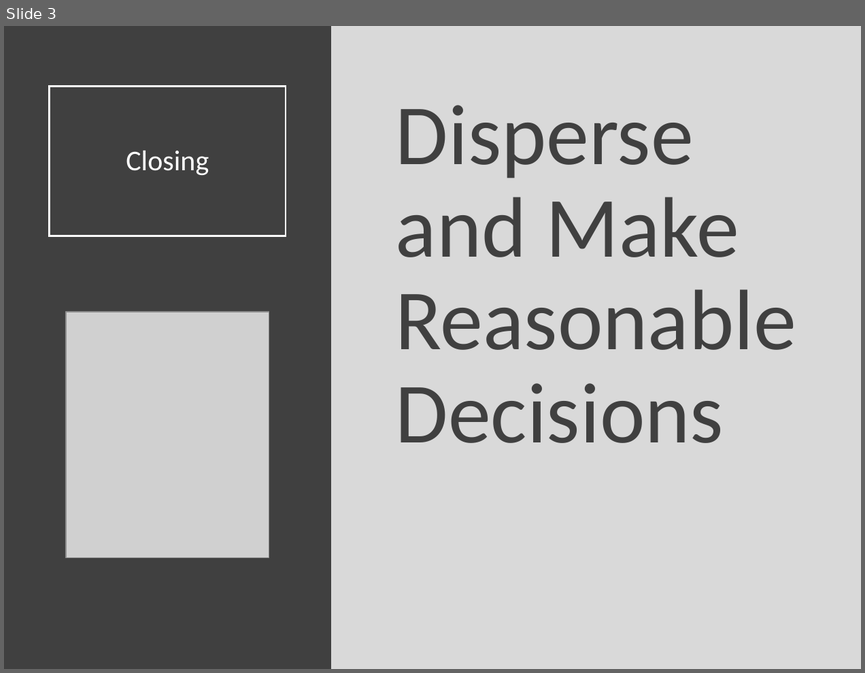
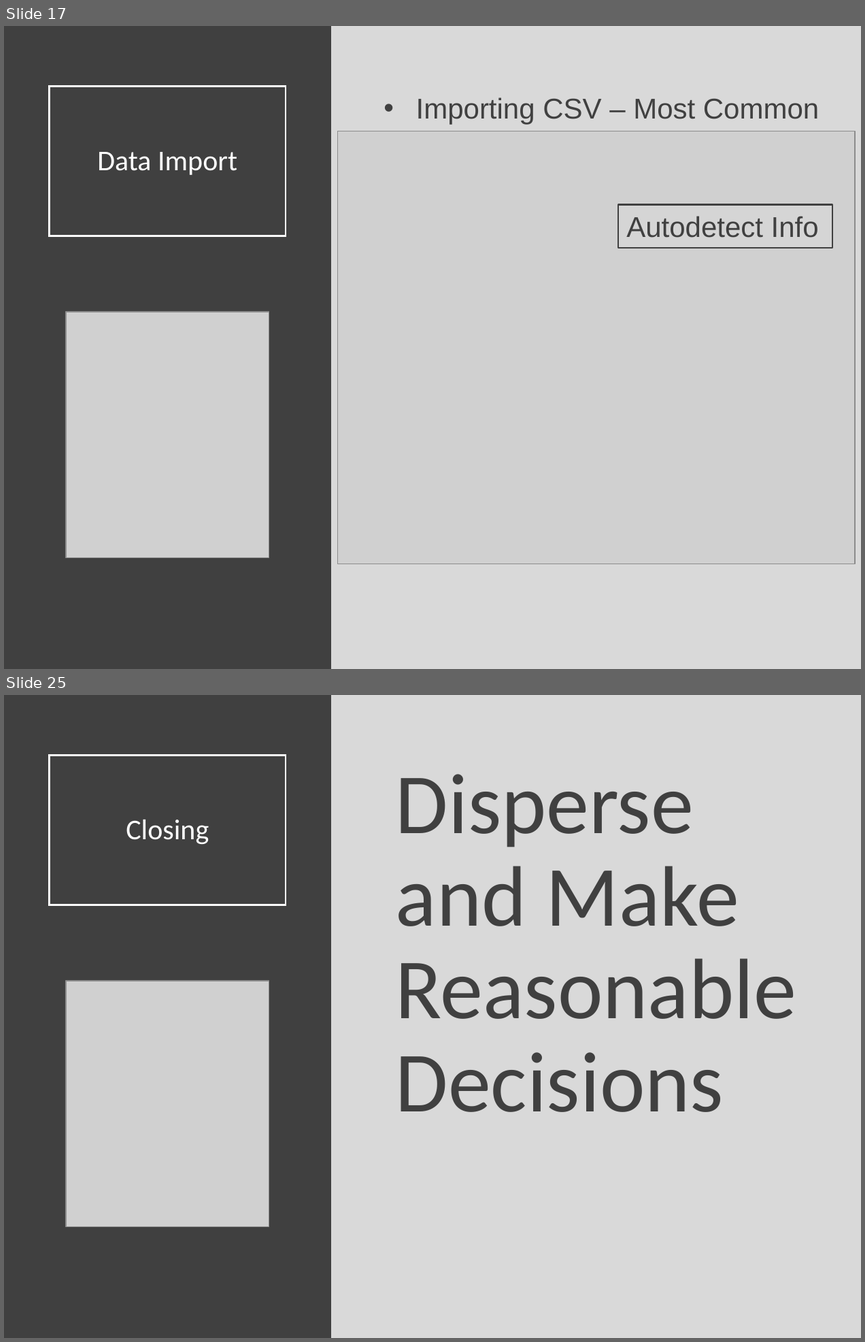
Before and after one commit to Yixf-Self/STOR320_WEBSITE, a slide deck: Lecture/Lecture 11/Lecture 11.pptx. Shown one above the other, each under a label of ours: slide 3 before the commit, slides 17 and 25 after it; the slides between them are not shown. The pictures are 865x673 and 865x1342 pixels, drawn with LibreOffice and Linux fonts; fonts in the diff are those of the drawing; grey boxes stand for pictures. Boxes give left, top, right and bottom in pixels: in the first picture for what was removed or moved away, otherwise in the second. Text is boxed around its words. In the diff, an @@ line names an element or a change of style, - is before the commit and + after.

```diff
--- a/Lecture/Lecture 11/Lecture 11.pptx
+++ b/Lecture/Lecture 11/Lecture 11.pptx
@@ slide 17 added at (x1=4, y1=26, x2=861, y2=669), background #D9D9D9 @@
@@ rectangle added at (x1=4, y1=26, x2=331, y2=669), fill #404040 @@
@@ title added at (x1=50, y1=86, x2=286, y2=236), outline #FFFFFF 1.5 pt, 24 pt, text #FFFFFF @@
+Data Import
@@ text added at (x1=416, y1=97, x2=819, y2=125), 24 pt, text #404040 @@
+• Importing CSV – Most Common
@@ picture added at (x1=337, y1=131, x2=855, y2=564) @@
@@ rectangle added at (x1=618, y1=204, x2=832, y2=247), fill #D5D5D5, outline #404040 1.5 pt, 24 pt, text #404040 @@
+Autodetect Info
@@ picture added at (x1=66, y1=312, x2=269, y2=557) @@
@@ what was slide 3 is now slide 25 @@
```
Also in this commit, not shown: 21 other slides added, 10 other files.
